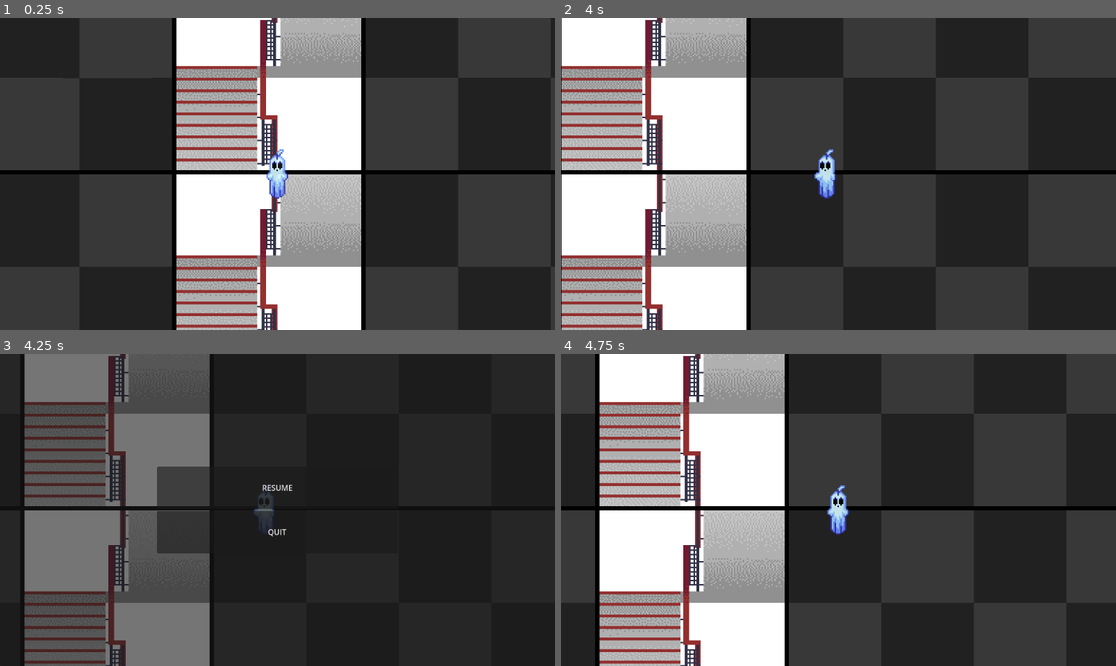
Above: before the commit, frames 1-4 (two rows, left to right).
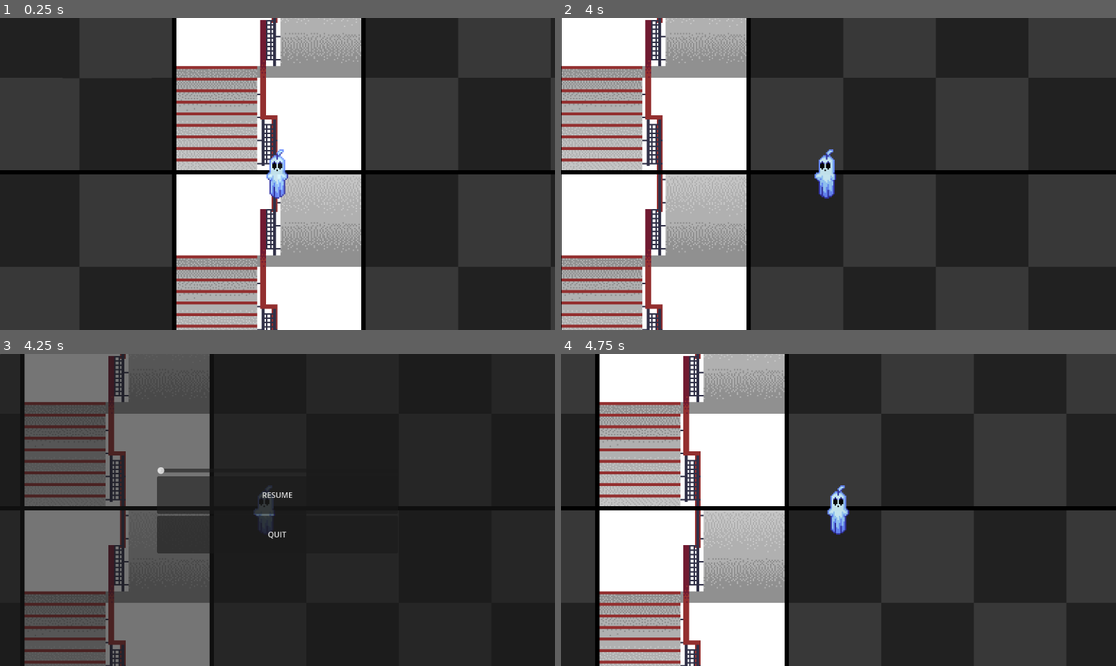
Above: after the commit, the same moments.

Repository: Laquinh/hell-duck-game
Game: Godot game, scene res://main.tscn
The game is run twice, just before and just after one commit, with the same random seed, the same clock (stepped at 60 frames per second) and the same inputs.
Inputs:
- Up to frame 1 (0.25 s): no input
- Up to frame 2 (4 s): tap Enter at 0.5 s; hold Right (move_right) 0.53-1.28 s; hold Space (possess) 0.53-1.28 s; hold Down (move_down) 1.28-2.03 s; tap Space (possess) at 1.35, 2.85 s; hold Right (move_right) 2.03-2.78 s; hold Space (possess) 2.03-2.78 s; hold Up (move_up) 2.78-3.53 s; hold Left (move_left) from 3.53 s (still down); hold Space (possess) from 3.53 s (still down)
- Up to frame 3 (4.25 s): keep holding Left (move_left); keep holding Space (possess); tap Escape (ui_cancel) at 4.15 s
- Up to frame 4 (4.75 s): release Left (move_left) at 4.25 s; release Space (possess) at 4.25 s; click "RESUME" at 4.25 s

Frames 1-2 are identical in both runs. In frame 3, 0.5% of the frame differs, in the area x 28-53%, y 36-60%; in frame 4, nothing differs.

Commit message:
Implement volume change through slider

Diff:
--- a/pause-menu/pause-menu.gd
+++ b/pause-menu/pause-menu.gd
@@ -1,12 +1,14 @@
 extends CanvasLayer
 
-var is_paused = false
+var bus_index: int
+var is_paused: bool = false
 
 func _input(event: InputEvent) -> void:
+	bus_index = AudioServer.get_bus_index("Master")
 	if event.is_action_pressed("ui_cancel"):
 		toggle_pause()
 
-func toggle_pause():
+func toggle_pause() -> void:
 	is_paused = !is_paused
 	get_tree().paused = is_paused
 	visible = is_paused
@@ -16,3 +18,6 @@
 
 func _on_quit_button_pressed() -> void:
 	get_tree().quit()
+
+func _on_volume_slider_value_changed(value: float) -> void:
+	AudioServer.set_bus_volume_db(bus_index, linear_to_db(value))
--- a/pause-menu/pause_menu.tscn
+++ b/pause-menu/pause_menu.tscn
@@ -37,6 +37,11 @@
 grow_horizontal = 2
 grow_vertical = 2
 
+[node name="VolumeSlider" type="HSlider" parent="Control/Panel/VBoxContainer"]
+layout_mode = 2
+max_value = 1.0
+step = 0.001
+
 [node name="ResumeButton" type="Button" parent="Control/Panel/VBoxContainer"]
 layout_mode = 2
 size_flags_vertical = 3
@@ -47,5 +52,6 @@
 size_flags_vertical = 3
 text = "QUIT"
 
+[connection signal="value_changed" from="Control/Panel/VBoxContainer/VolumeSlider" to="." method="_on_volume_slider_value_changed"]
 [connection signal="pressed" from="Control/Panel/VBoxContainer/ResumeButton" to="." method="_on_resume_button_pressed"]
 [connection signal="pressed" from="Control/Panel/VBoxContainer/QuitButton" to="." method="_on_quit_button_pressed"]
